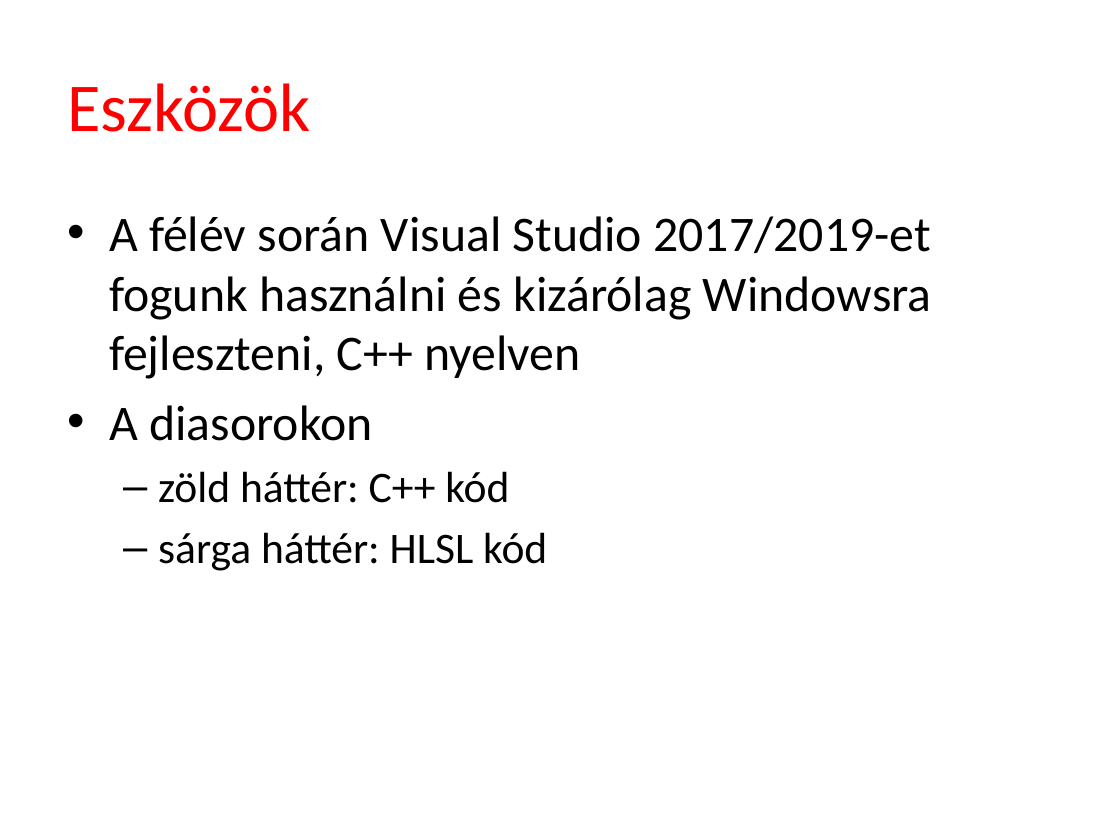
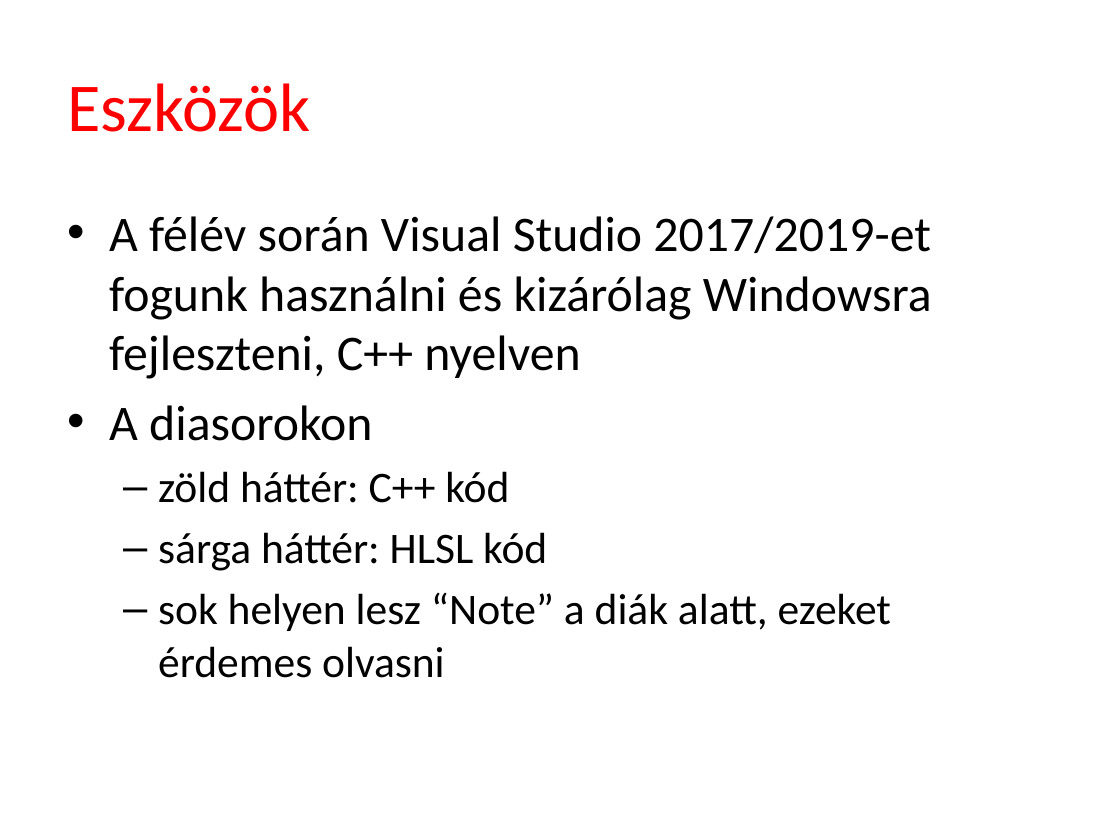
Before and after one commit to tyekx/dx12, a slide deck: slide 3 of Slides/gg000-HelloTriangle.pptx. Drawn at 1120x840 pixels with LibreOffice and Linux fonts; fonts in the diff are those of the drawing; background and template pictures are left out. Boxes give left, top, right and bottom in pixels: in the first picture for what was removed or moved away, otherwise in the second. Text is boxed around its words. In the diff, an @@ line names an element or a change of style, - is before the commit and + after.

```diff
--- a/Slides/gg000-HelloTriangle.pptx
+++ b/Slides/gg000-HelloTriangle.pptx
@@ text at (158, 593, 891, 678): paragraph added @@
+  – sok helyen lesz “Note” a diák alatt, ezeket érdemes olvasni
```
Also in this commit, not shown: 11 other slides changed, 17 slides added, 13 slides removed, 4 other files.
